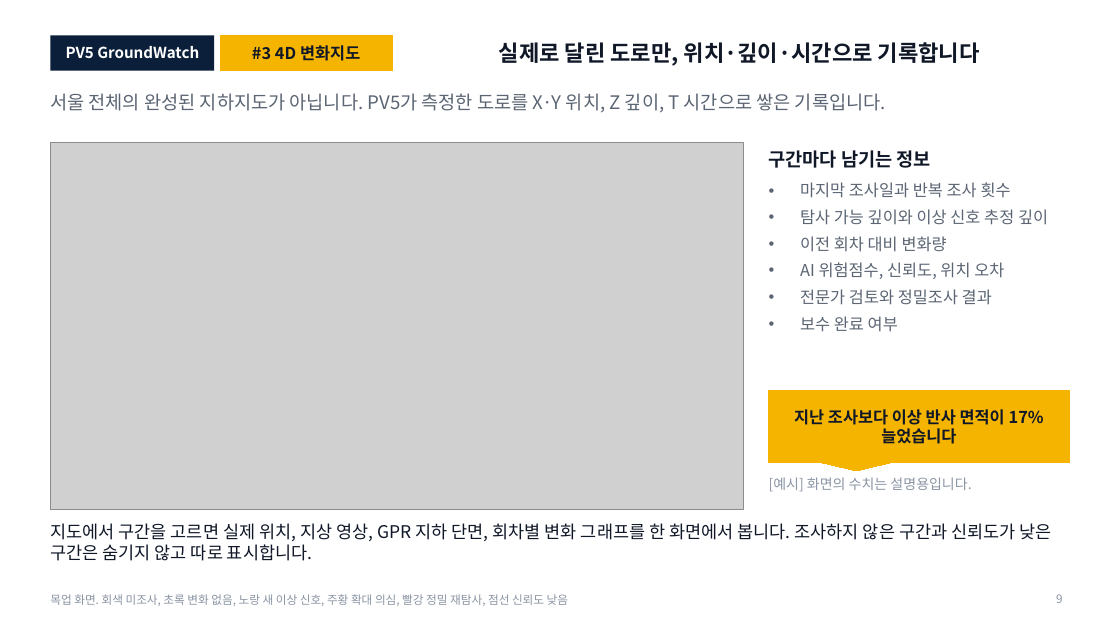
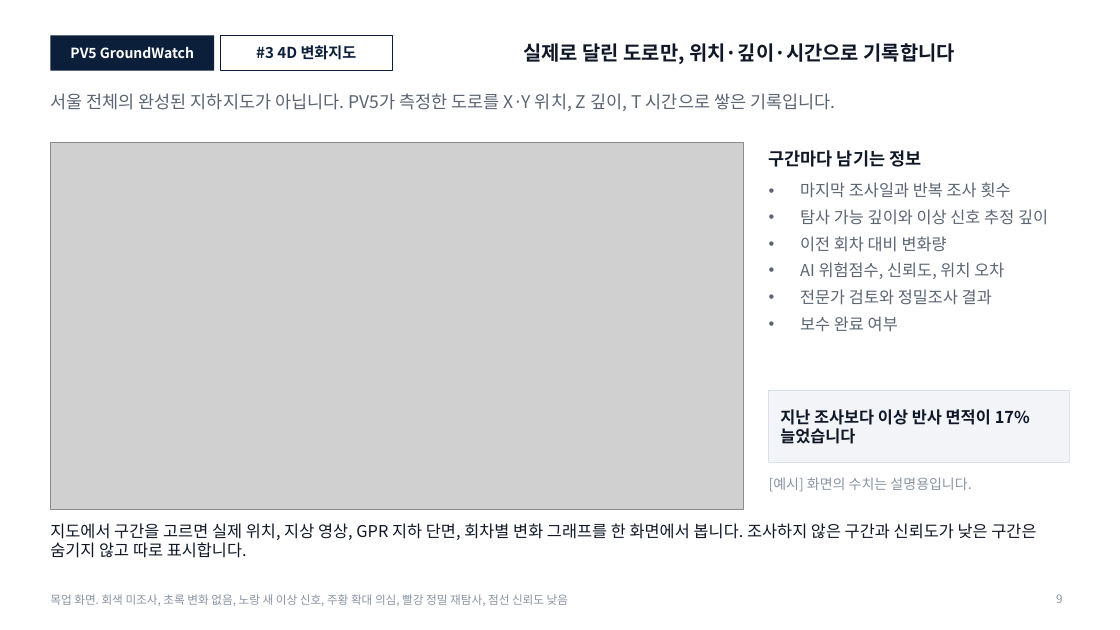
Before and after one commit to woojin-choe/pv5-hose-lab, a slide deck: slide 9 of groundwatch/PV5_GroundWatch.pptx. Drawn at 1120x630 pixels with LibreOffice and Linux fonts; fonts in the diff are those of the drawing; grey boxes stand for pictures. Boxes give left, top, right and bottom in pixels: in the first picture for what was removed or moved away, otherwise in the second. Text is boxed around its words. In the diff, an @@ line names an element or a change of style, - is before the commit and + after.

```diff
--- a/groundwatch/PV5_GroundWatch.pptx
+++ b/groundwatch/PV5_GroundWatch.pptx
@@ text "PV5 GroundWatch" at [70, 47, 194, 58]: size 13 to 12 pt @@
@@ rectangle "#3 4D 변화지도" at [220, 35, 392, 71]: size 14 to 13 pt, text colour #101828 to #0B1F3A; fill #F5B400 to #FFFFFF; outline #F5B400 0.75 pt to #0B1F3A 1 pt @@
@@ title "실제로 달린 도로만, 위치·깊이·시간으로 기록합니다" at [523, 43, 955, 64]: size 19 to 17 pt @@
@@ text "서울 전체의 완성된 지하지도가 아닙니다. ..." at [50, 93, 835, 111]: size 16 to 15 pt @@
@@ text "구간마다 남기는 정보" at [769, 150, 921, 167]: size 16 to 15 pt @@
@@ rectangle "지난 조사보다 이상 반사 면적이 ..." at [769, 391, 1070, 462]: alignment centre to left; speech box to rectangle; fill #F5B400 to #F2F4F7; outline #F5B400 0.75 pt to #DCE1E8 0.75 pt @@
@@ text "지도에서 구간을 고르면 실제 위치, ..." at [50, 523, 1036, 558]: size 15 to 14 pt @@
```
Also in this commit, not shown: 26 other slides changed, 38 other files.
